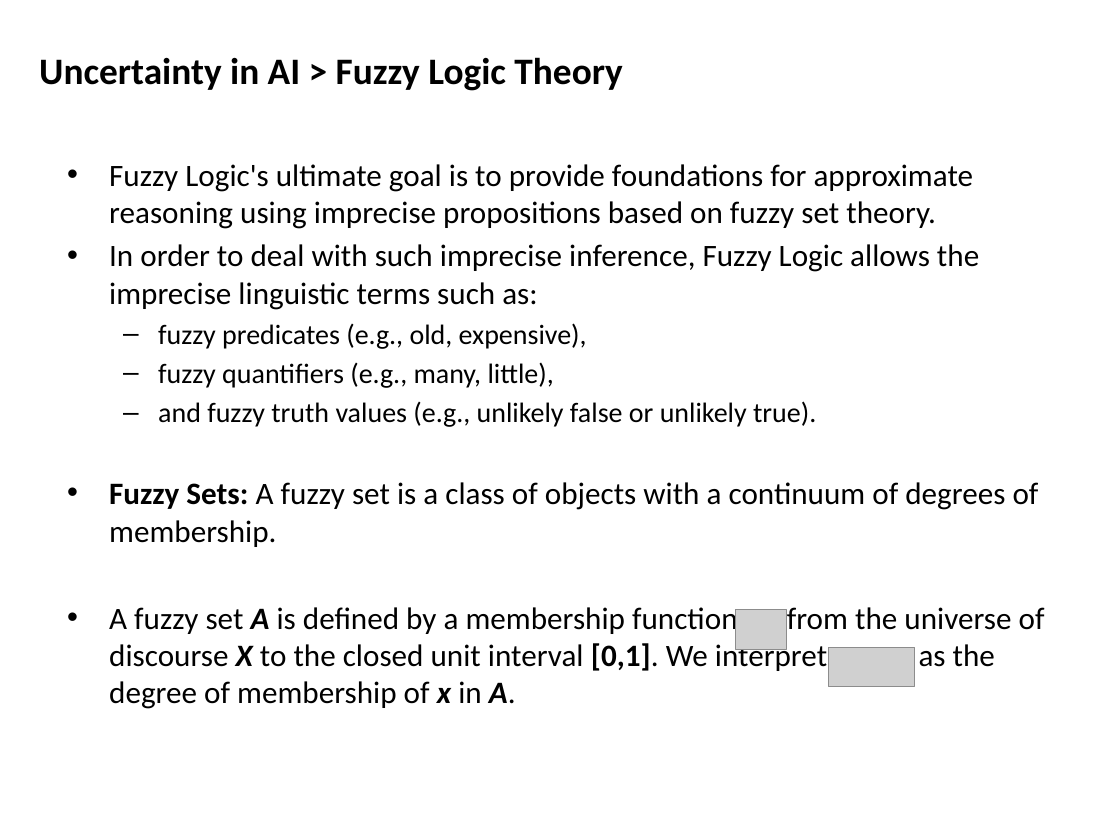
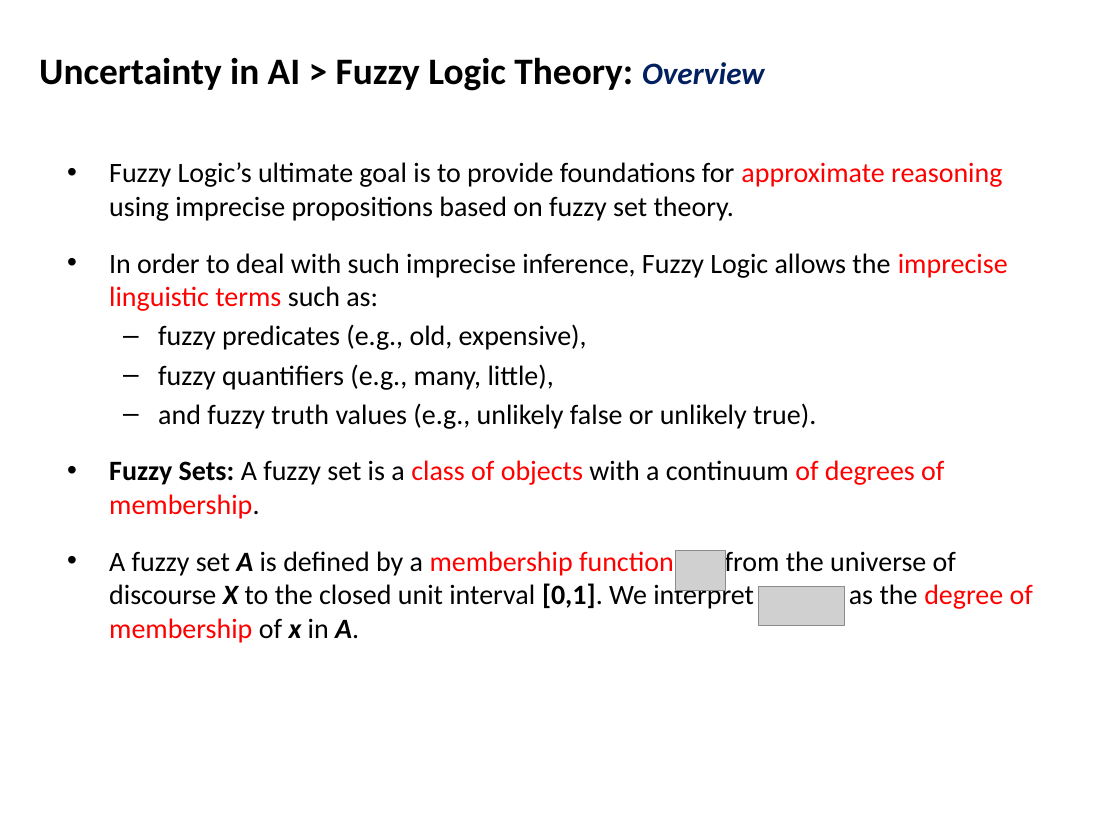
Before and after one commit to mshayganfar/CompExam1, a slide deck: slide 33 of presentation/PhD-comprehensive-exam-2.pptx (slide 34 before the commit). Drawn at 1120x840 pixels with LibreOffice and Linux fonts; fonts in the diff are those of the drawing; grey boxes stand for pictures. Boxes give left, top, right and bottom in pixels: in the first picture for what was removed or moved away, otherwise in the second. Text is boxed around its words. In the diff, an @@ line names an element or a change of style, - is before the commit and + after.

```diff
--- a/presentation/PhD-comprehensive-exam-2.pptx
+++ b/presentation/PhD-comprehensive-exam-2.pptx
@@ text at [39, 57, 764, 91]: text changed @@
-Uncertainty in AI > Fuzzy Logic Theory
+Uncertainty in AI > Fuzzy Logic Theory: Overview
@@ text at [109, 162, 1002, 221]: text changed; size 20 to 18 pt @@
-• Fuzzy Logic's ultimate goal is to provide foundations for approximate reasoning using imprecise propositions based on fuzzy set theory.
+• Fuzzy Logic’s ultimate goal is to provide foundations for approximate reasoning using imprecise propositions based on fuzzy set theory.
@@ text at [109, 253, 1033, 643]: size 20 to 18 pt in "In order to deal with such imprecise ...", "Fuzzy Sets: A fuzzy set is a ...", "A fuzzy set A is defined by ..."; text colour #000000 to #FF0000 in "imprecise linguistic terms", "class of objects of degrees of membership.", "membership function degree of membership" @@
@@ picture: place and size @@
-picture at [736, 609, 786, 648]
+picture at [675, 551, 726, 590]
@@ picture: place and size @@
-picture at [829, 647, 915, 687]
+picture at [758, 586, 844, 625]
```
Also in this commit, not shown: 27 other slides changed, 1 slide removed.
